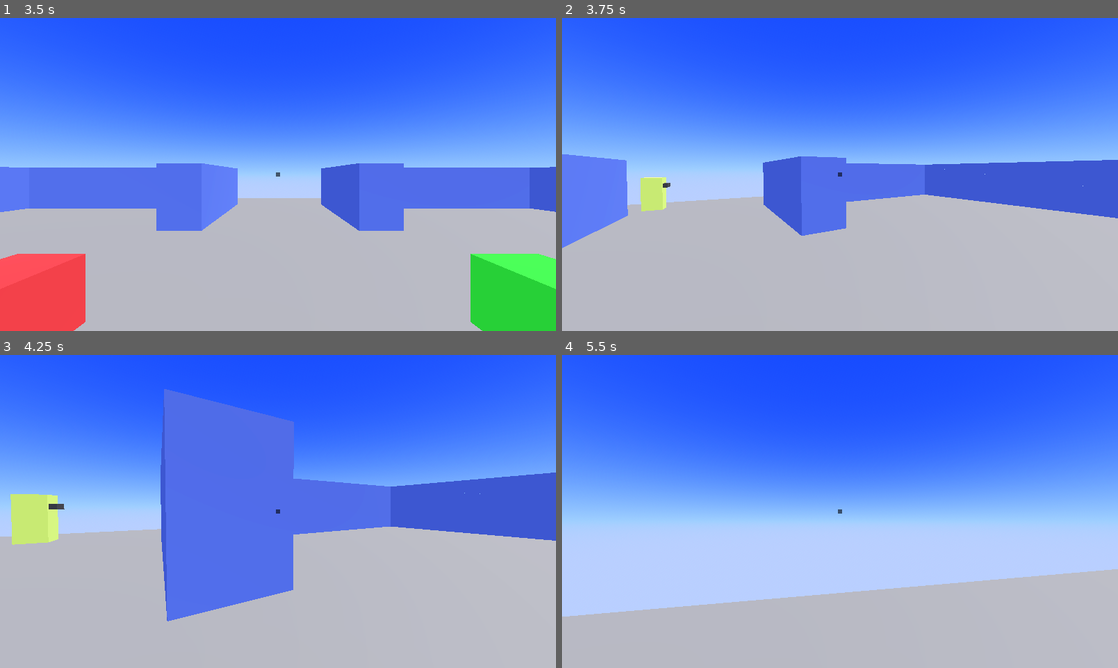
Above: before the commit, frames 1-4 (two rows, left to right).
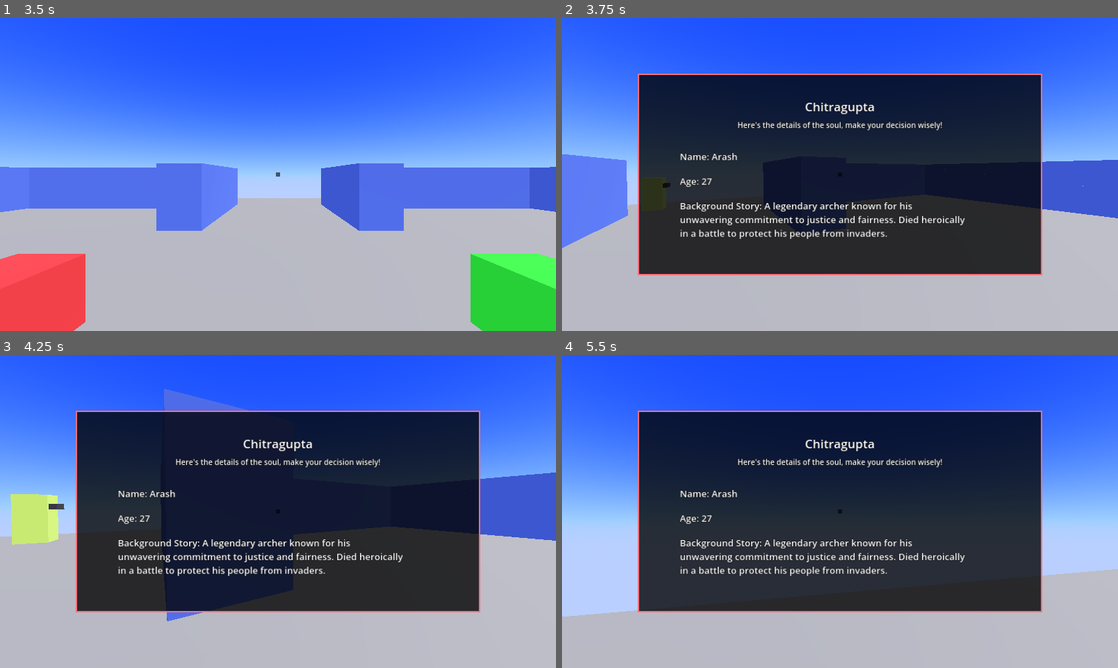
Above: after the commit, the same moments.

Repository: Skyvastern/the-aspiring-deva
Game: Godot game, scene res://main/main.tscn
The game is run twice, just before and just after one commit, with the same random seed, the same clock (stepped at 60 frames per second) and the same inputs.
Inputs (mouse positions are in pixels of both pictures, inside the frame that each line leads up to):
- Up to frame 1 (3.5 s): click (278, 240) at 0.52 s; type "Alex" at 0.6 s; click "Confirm" at 1.25 s; click "Start" at 2 s; click "Play" at 2.75 s
- Up to frame 2 (3.75 s): tap Enter at 3.5 s; move the mouse to (867, 174) at 3.52 s; hold W (forward) from 3.53 s (still down); hold Tab (npc_details, bound only after the commit) from 3.53 s (still down); tap E (interact) at 3.6 s
- Up to frame 3 (4.25 s): keep holding W (forward); keep holding Tab (npc_details, bound only after the commit); tap Space (jump) at 3.77 s
- Up to frame 4 (5.5 s): keep holding W (forward); move the mouse to (812, 511) at 4.27 s; release Tab (npc_details, bound only after the commit) at 4.28 s; tap Tab (npc_details, bound only after the commit) at 4.35 s; tap Space (jump) at 4.52 s; tap E (interact) at 4.55, 5.1 s; move the mouse to (851, 505) at 5.02 s; hold Tab (npc_details, bound only after the commit) from 5.03 s (still down)

Frame 1 is identical in both runs. In frame 2, 47% of the frame differs, in the area x 13-87%, y 17-83%; in frame 3, 47%; in frame 4, 47%.

Commit message:
Add panel to show npc details

Diff:
--- a/frontend/main/level/game_manager/game_manager.gd
+++ b/frontend/main/level/game_manager/game_manager.gd
@@ -126,3 +126,7 @@
 func _on_timer_timeout() -> void:
 	if timer_callback:
 		timer_callback.call()
+
+
+func get_current_npc_data() -> Dictionary:
+	return all_npcs_data[index]
--- a/frontend/main/level/level.tscn
+++ b/frontend/main/level/level.tscn
@@ -8,6 +8,7 @@
 [ext_resource type="PackedScene" uid="uid://bdymwxtxsmk54" path="res://main/common/flash/flash.tscn" id="5_vmgh5"]
 [ext_resource type="PackedScene" uid="uid://dgcyu7c48xi44" path="res://main/player/hud/hud.tscn" id="6_b3u6r"]
 [ext_resource type="PackedScene" uid="uid://b71imdt2kchb3" path="res://main/menus/pause_menu/pause_menu.tscn" id="7_05rtv"]
+[ext_resource type="PackedScene" uid="uid://cpxhr1x1f7uh1" path="res://main/npc/npc_details_interact/npc_details_interact.tscn" id="7_l1mxm"]
 
 [node name="Level" type="Node" node_paths=PackedStringArray("game_manager", "pause_menu")]
 script = ExtResource("1_t7ujc")
@@ -49,6 +50,8 @@
 
 [node name="Flash" parent="Menus" instance=ExtResource("5_vmgh5")]
 
+[node name="NPC Details Interact" parent="Menus" instance=ExtResource("7_l1mxm")]
+
 [node name="HUD" parent="Menus" instance=ExtResource("6_b3u6r")]
 
 [node name="PauseMenu" parent="Menus" instance=ExtResource("7_05rtv")]
--- /dev/null
+++ b/frontend/main/npc/npc_details_interact/npc_details_interact.gd
@@ -0,0 +1,30 @@
+extends Control
+class_name NPC_Details_Interact
+
+
+@export_group("References")
+@export var animation_player: AnimationPlayer
+@export var npc_details_panel_scene: PackedScene
+var npc_details_panel: NPC_Details_Panel
+
+
+func _process(_delta: float) -> void:
+	if not npc_details_panel and not is_instance_valid(npc_details_panel) and Input.is_action_pressed("npc_details"):
+		npc_details_panel = npc_details_panel_scene.instantiate()
+		add_child(npc_details_panel)
+
+		var details: Dictionary = Global.level.game_manager.get_current_npc_data()
+		npc_details_panel.update_ui(
+			details["name"],
+			details["age"],
+			details["background_story"]
+		)
+
+		animation_player.play("invisible")
+
+	if npc_details_panel and is_instance_valid(npc_details_panel) and Input.is_action_just_released("npc_details"):
+		npc_details_panel.queue_free()
+
+
+func _show_prompt_for_few_seconds() -> void:
+	animation_player.play("notify")
--- /dev/null
+++ b/frontend/main/npc/npc_details_interact/npc_details_interact.tscn
@@ -0,0 +1,112 @@
+[gd_scene load_steps=8 format=3 uid="uid://cpxhr1x1f7uh1"]
+
+[ext_resource type="Theme" uid="uid://15ielt17md1r" path="res://main/common/main_theme.tres" id="1_2q0pp"]
+[ext_resource type="Script" path="res://main/npc/npc_details_interact/npc_details_interact.gd" id="2_71x07"]
+[ext_resource type="PackedScene" uid="uid://d33f5gy50w54b" path="res://main/npc/npc_details_panel/npc_details_panel.tscn" id="3_knttn"]
+
+[sub_resource type="Animation" id="Animation_wdavg"]
+length = 0.001
+tracks/0/type = "value"
+tracks/0/imported = false
+tracks/0/enabled = true
+tracks/0/path = NodePath("Interact Prompt:modulate")
+tracks/0/interp = 1
+tracks/0/loop_wrap = true
+tracks/0/keys = {
+"times": PackedFloat32Array(0),
+"transitions": PackedFloat32Array(1),
+"update": 0,
+"values": [Color(1, 1, 1, 1)]
+}
+
+[sub_resource type="Animation" id="Animation_wmc4q"]
+resource_name = "invisible"
+tracks/0/type = "value"
+tracks/0/imported = false
+tracks/0/enabled = true
+tracks/0/path = NodePath("Interact Prompt:modulate")
+tracks/0/interp = 1
+tracks/0/loop_wrap = true
+tracks/0/keys = {
+"times": PackedFloat32Array(0),
+"transitions": PackedFloat32Array(1),
+"update": 0,
+"values": [Color(1, 1, 1, 0)]
+}
+
+[sub_resource type="Animation" id="Animation_c816g"]
+resource_name = "notify"
+length = 3.0
+tracks/0/type = "value"
+tracks/0/imported = false
+tracks/0/enabled = true
+tracks/0/path = NodePath("Interact Prompt:modulate")
+tracks/0/interp = 1
+tracks/0/loop_wrap = true
+tracks/0/keys = {
+"times": PackedFloat32Array(0, 0.2, 2.8, 3),
+"transitions": PackedFloat32Array(1, 1, 1, 1),
+"update": 0,
+"values": [Color(1, 1, 1, 0), Color(1, 1, 1, 1), Color(1, 1, 1, 1), Color(1, 1, 1, 0)]
+}
+
+[sub_resource type="AnimationLibrary" id="AnimationLibrary_ehdxb"]
+_data = {
+"RESET": SubResource("Animation_wdavg"),
+"invisible": SubResource("Animation_wmc4q"),
+"notify": SubResource("Animation_c816g")
+}
+
+[node name="NPC Details Interact" type="Control" node_paths=PackedStringArray("animation_player")]
+layout_mode = 3
+anchors_preset = 15
+anchor_right = 1.0
+anchor_bottom = 1.0
+grow_horizontal = 2
+grow_vertical = 2
+mouse_filter = 2
+theme = ExtResource("1_2q0pp")
+script = ExtResource("2_71x07")
+animation_player = NodePath("AnimationPlayer")
+npc_details_panel_scene = ExtResource("3_knttn")
+
+[node name="Interact Prompt" type="HBoxContainer" parent="."]
+layout_mode = 1
+anchors_preset = 5
+anchor_left = 0.5
+anchor_right = 0.5
+offset_left = -491.0
+offset_top = 117.0
+offset_right = 491.0
+offset_bottom = 217.0
+grow_horizontal = 2
+theme_override_constants/separation = 20
+
+[node name="Panel" type="Panel" parent="Interact Prompt"]
+custom_minimum_size = Vector2(150, 100)
+layout_mode = 2
+
+[node name="Label" type="Label" parent="Interact Prompt/Panel"]
+layout_mode = 1
+anchors_preset = 15
+anchor_right = 1.0
+anchor_bottom = 1.0
+grow_horizontal = 2
+grow_vertical = 2
+theme_override_font_sizes/font_size = 50
+text = "Tab"
+horizontal_alignment = 1
+vertical_alignment = 1
+
+[node name="Description" type="Label" parent="Interact Prompt"]
+layout_mode = 2
+theme_override_font_sizes/font_size = 36
+text = "View the soul's details provided by Chitragupta"
+horizontal_alignment = 1
+vertical_alignment = 1
+
+[node name="AnimationPlayer" type="AnimationPlayer" parent="."]
+libraries = {
+"": SubResource("AnimationLibrary_ehdxb")
+}
+autoplay = "invisible"
--- /dev/null
+++ b/frontend/main/npc/npc_details_panel/npc_details_panel.gd
@@ -0,0 +1,13 @@
+extends Control
+class_name NPC_Details_Panel
+
+@export_group("UI")
+@export var name_label: Label
+@export var age_label: Label
+@export var background_story_label: Label
+
+
+func update_ui(npc_name: String, npc_age: int, background_story: String) -> void:
+	name_label.text %= npc_name
+	age_label.text %= npc_age
+	background_story_label.text %= background_story
--- /dev/null
+++ b/frontend/main/npc/npc_details_panel/npc_details_panel.tscn
@@ -0,0 +1,109 @@
+[gd_scene load_steps=4 format=3 uid="uid://d33f5gy50w54b"]
+
+[ext_resource type="Theme" uid="uid://15ielt17md1r" path="res://main/common/main_theme.tres" id="1_sfpwy"]
+[ext_resource type="Script" path="res://main/npc/npc_details_panel/npc_details_panel.gd" id="2_d72c2"]
+
+[sub_resource type="StyleBoxFlat" id="StyleBoxFlat_8jd4s"]
+bg_color = Color(0, 0, 0, 0.784314)
+border_width_left = 5
+border_width_top = 5
+border_width_right = 5
+border_width_bottom = 5
+border_color = Color(1, 0.431373, 0.490196, 1)
+
+[node name="NPC Details Panel" type="Control" node_paths=PackedStringArray("name_label", "age_label", "background_story_label")]
+layout_mode = 3
+anchors_preset = 15
+anchor_right = 1.0
+anchor_bottom = 1.0
+grow_horizontal = 2
+grow_vertical = 2
+theme = ExtResource("1_sfpwy")
+script = ExtResource("2_d72c2")
+name_label = NodePath("Panel/ScrollContainer/Details/Name")
+age_label = NodePath("Panel/ScrollContainer/Details/Age")
+background_story_label = NodePath("Panel/ScrollContainer/Details/Background Story")
+
+[node name="Panel" type="Panel" parent="."]
+layout_mode = 1
+anchors_preset = 8
+anchor_left = 0.5
+anchor_top = 0.5
+anchor_right = 0.5
+anchor_bottom = 0.5
+offset_left = -699.0
+offset_top = -348.0
+offset_right = 699.0
+offset_bottom = 348.0
+grow_horizontal = 2
+grow_vertical = 2
+theme_override_styles/panel = SubResource("StyleBoxFlat_8jd4s")
+
+[node name="Title" type="Label" parent="Panel"]
+layout_mode = 1
+anchors_preset = 5
+anchor_left = 0.5
+anchor_right = 0.5
+offset_left = -400.5
+offset_top = 83.0
+offset_right = 400.5
+offset_bottom = 133.0
+grow_horizontal = 2
+theme_override_font_sizes/font_size = 42
+text = "Chitragupta"
+horizontal_alignment = 1
+vertical_alignment = 1
+
+[node name="Message" type="Label" parent="Panel"]
+layout_mode = 1
+anchors_preset = 5
+anchor_left = 0.5
+anchor_right = 0.5
+offset_left = -400.5
+offset_top = 153.0
+offset_right = 400.5
+offset_bottom = 203.0
+grow_horizontal = 2
+theme_override_font_sizes/font_size = 26
+text = "Here's the details of the soul, make your decision wisely!"
+horizontal_alignment = 1
+vertical_alignment = 1
+
+[node name="ScrollContainer" type="ScrollContainer" parent="Panel"]
+layout_mode = 1
+anchors_preset = 8
+anchor_left = 0.5
+anchor_top = 0.5
+anchor_right = 0.5
+anchor_bottom = 0.5
+offset_left = -553.0
+offset_top = -84.0
+offset_right = 553.0
+offset_bottom = 288.0
+grow_horizontal = 2
+grow_vertical = 2
+
+[node name="Details" type="VBoxContainer" parent="Panel/ScrollContainer"]
+layout_mode = 2
+theme_override_constants/separation = 40
+
+[node name="Name" type="Label" parent="Panel/ScrollContainer/Details"]
+custom_minimum_size = Vector2(1000, 0)
+layout_mode = 2
+theme_override_font_sizes/font_size = 32
+text = "Name: %s"
+autowrap_mode = 2
+
+[node name="Age" type="Label" parent="Panel/ScrollContainer/Details"]
+custom_minimum_size = Vector2(1000, 0)
+layout_mode = 2
+theme_override_font_sizes/font_size = 32
+text = "Age: %s"
+autowrap_mode = 2
+
+[node name="Background Story" type="Label" parent="Panel/ScrollContainer/Details"]
+custom_minimum_size = Vector2(1000, 0)
+layout_mode = 2
+theme_override_font_sizes/font_size = 32
+text = "Background Story: %s"
+autowrap_mode = 2
--- a/frontend/project.godot
+++ b/frontend/project.godot
@@ -73,6 +73,11 @@
 "events": [Object(InputEventKey,"resource_local_to_scene":false,"resource_name":"","device":-1,"window_id":0,"alt_pressed":false,"shift_pressed":false,"ctrl_pressed":false,"meta_pressed":false,"pressed":false,"keycode":0,"physical_keycode":32,"key_label":0,"unicode":32,"echo":false,"script":null)
 ]
 }
+npc_details={
+"deadzone": 0.5,
+"events": [Object(InputEventKey,"resource_local_to_scene":false,"resource_name":"","device":-1,"window_id":0,"alt_pressed":false,"shift_pressed":false,"ctrl_pressed":false,"meta_pressed":false,"pressed":false,"keycode":0,"physical_keycode":4194306,"key_label":0,"unicode":0,"echo":false,"script":null)
+]
+}
 
 [layer_names]
 
Not shown: 1 places in frontend/main/level/level.tscn that only renumber resources
